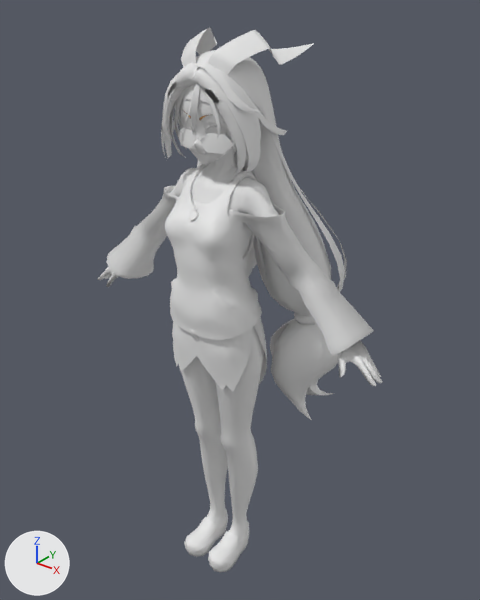
Before and after pictures for a commit that changed the FBX model Assets/uProcessing/OtherAssets/UnityChan/Animations/unitychan_DAMAGED01.fbx.
Before and after are seen from a 50 mm camera at (1.055, -1.233, 1.667) aimed at (-0.017, 0.106, 0.837). Lighting does not change. The marker at lower left points along +X, +Y and +Z. Where no turn or scale is listed for an object, it has been applied to the vertices.

Names of what the first picture shows: 'MTH_DEF', 'Shirts', 'button', 'cheek', 'hair_accce', 'hair_front', 'hair_frontside', 'hairband', 'kutu', 'shirts_sode', 'shirts_sode_BK', 'skin', 'tail', 'tail_bottom', 'uwagi', 'uwagi_BK', 'uwagi_perker'.
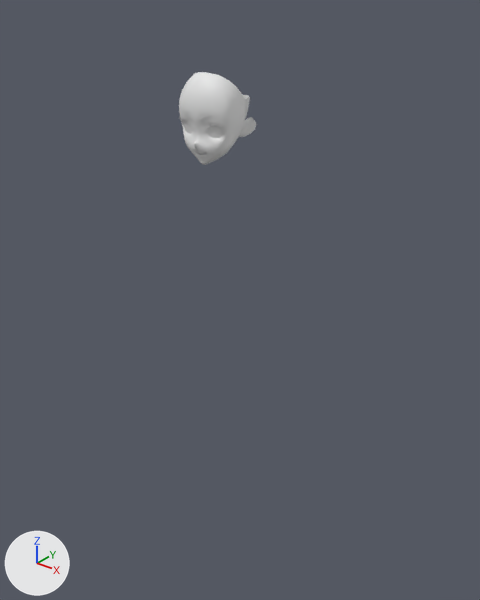
Location of each change, [x1, y1, x2, y2] in pixels of the pictures (480 x 600 px):
'uwagi', deleted
    before: [165, 169, 262, 340]
'shirts_sode', deleted
    before: [106, 186, 374, 356]
'uwagi_perker', deleted
    before: [181, 163, 261, 543]
'tail', deleted
    before: [196, 50, 347, 316]
'skin', deleted
    before: [98, 149, 383, 386]
'hair_frontside', deleted
    before: [161, 62, 287, 176]
'tail_bottom', deleted
    before: [270, 318, 338, 420]
'Shirts', deleted
    before: [172, 317, 267, 392]
'hairband', deleted
    before: [181, 27, 314, 103]
'kutu', deleted
    before: [184, 508, 249, 573]
'hair_front', deleted
    before: [170, 62, 261, 168]
'cheek', deleted
    before: [178, 127, 234, 154]
'hair_accce', deleted
    before: [294, 312, 316, 325]
'uwagi_BK', deleted
    before: [190, 176, 254, 259]
'button', deleted
    before: [189, 208, 199, 340]
'shirts_sode_BK', deleted
    before: [165, 186, 284, 215]
'MTH_DEF', unchanged, uncovered by the edit
    before: [180, 99, 231, 165]
    after: [179, 72, 245, 165]

Diff of the bpy script that builds the scene:
```diff
--- a/Assets/uProcessing/OtherAssets/UnityChan/Animations/unitychan_DAMAGED01.fbx.py
+++ b/Assets/uProcessing/OtherAssets/UnityChan/Animations/unitychan_DAMAGED01.fbx.py
@@ ob_uwagi_bk @@
-ob_uwagi_bk = bpy.data.objects.new('uwagi_BK', me_mesh_016)
-ob_uwagi_bk.location = (0.0, 0.0, 0.0)
@@ ob_uwagi_perker @@
-ob_uwagi_perker = bpy.data.objects.new('uwagi_perker', me_mesh_017)
-ob_uwagi_perker.location = (0.0, 0.0, 0.0)
@@ ob_hair_frontside @@
-ob_hair_frontside = bpy.data.objects.new('hair_frontside', me_mesh_009)
-ob_hair_frontside.location = (0.0, 0.0, 0.0)
@@ ob_skin @@
-ob_skin = bpy.data.objects.new('skin', me_mesh_013)
-ob_skin.location = (0.0, 0.0, 0.0)
@@ ob_kutu @@
-ob_kutu = bpy.data.objects.new('kutu', me_mesh_014)
-ob_kutu.location = (0.0, 0.0, 0.0)
@@ ob_shirts_sode_bk @@
-ob_shirts_sode_bk = bpy.data.objects.new('shirts_sode_BK', me_mesh_020)
-ob_shirts_sode_bk.location = (0.0, 0.0, 0.0)
@@ ob_tail @@
-ob_tail = bpy.data.objects.new('tail', me_mesh_008)
-ob_tail.location = (0.0, 0.0, 0.0)
@@ ob_button @@
-ob_button = bpy.data.objects.new('button', me_mesh_021)
-ob_button.location = (0.0, 0.0, 0.0)
@@ ob_uwagi @@
-ob_uwagi = bpy.data.objects.new('uwagi', me_mesh_015)
-ob_uwagi.location = (0.0, 0.0, 0.0)
@@ ob_hair_front @@
-ob_hair_front = bpy.data.objects.new('hair_front', me_mesh_010)
-ob_hair_front.location = (0.0, 0.0, 0.0)
@@ ob_shirts_sode @@
-ob_shirts_sode = bpy.data.objects.new('shirts_sode', me_mesh_019)
-ob_shirts_sode.location = (0.0, 0.0, 0.0)
@@ ob_hair_accce @@
-ob_hair_accce = bpy.data.objects.new('hair_accce', me_mesh_012)
-ob_hair_accce.location = (0.0, 0.0, 0.0)
@@ ob_tail_bottom @@
-ob_tail_bottom = bpy.data.objects.new('tail_bottom', me_mesh_011)
-ob_tail_bottom.location = (0.0, 0.0, 0.0)
@@ ob_hairband @@
-ob_hairband = bpy.data.objects.new('hairband', me_mesh_022)
-ob_hairband.location = (0.0, 0.0, 0.0)
@@ ob_cheek @@
-ob_cheek = bpy.data.objects.new('cheek', me_mesh_023)
-ob_cheek.location = (0.0, 0.0, 0.0)
@@ ob_shirts @@
-ob_shirts = bpy.data.objects.new('Shirts', me_mesh_018)
-ob_shirts.location = (0.0, 0.0, 0.0)
```
